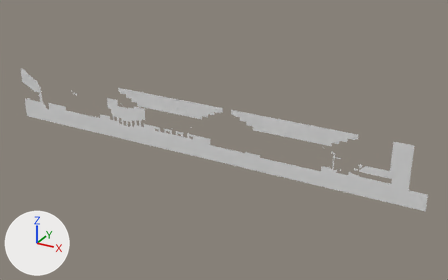
Two versions of the OBJ model Dashopolis/Assets/Tiled2Unity/Meshes/JUNGLE.obj, one commit apart.
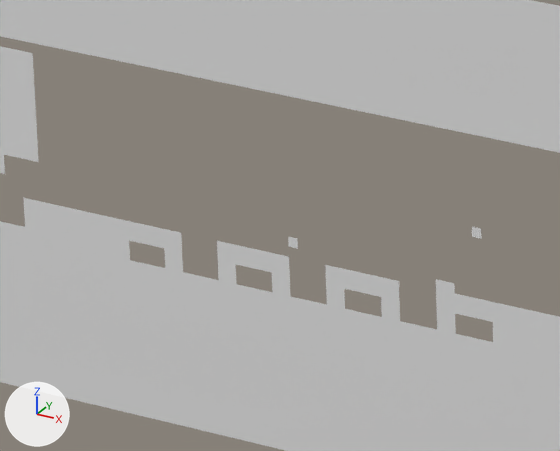
Each version is shown whole from a 50 mm lens placed at (61.8, -419.1, 181.2), pointed at (-173.9, 9.5, -33.1), then close up on the part from 32% to 45% of the width and 37% to 54% of the height. Every picture has the same lights, and +X, +Y and +Z are marked at lower left. Where no turn or scale is listed for an object, it has been applied to the vertices.

The first close-up shows 'JUNGLE'.
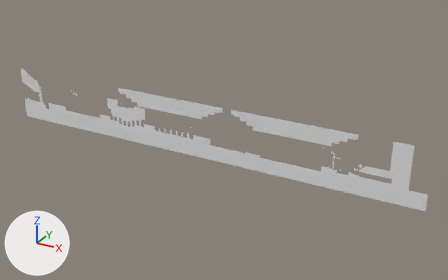
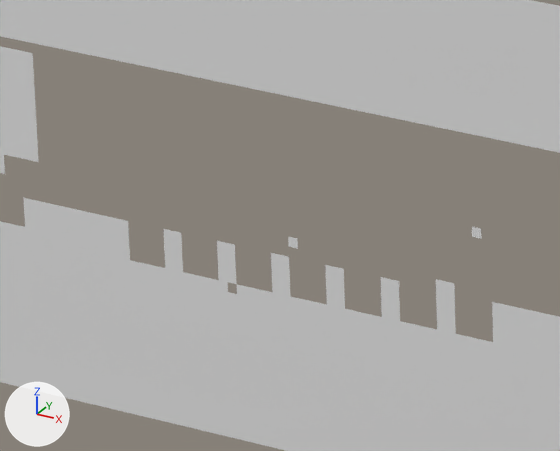
Boxes [x1, y1, x2, y2] around the edits, measured in the close-ups (560 x 451 px):
part 1 of me_jungle, deleted: before [128, 221, 493, 322]

Edits to the bpy script that builds the scene:
```text
Change me_jungle:
    used by ob_jungle; location = (0.0, 0.0, 0.0)
    remove me_jungle.from_pydata(...)  # 11617 vertices, 10640 faces; spans x -397.0..0.0, y 0.0, z -50.0..0.0
    add me_jungle.from_pydata(...)  # 11581 vertices, 10607 faces; spans x -397.0..0.0, y 0.0, z -50.0..0.0
    me_jungle part 1
    36 vertices are removed from x -238.0..-200.0, y 0.0, z -32.0..-30.0
    33 faces are deleted
```
